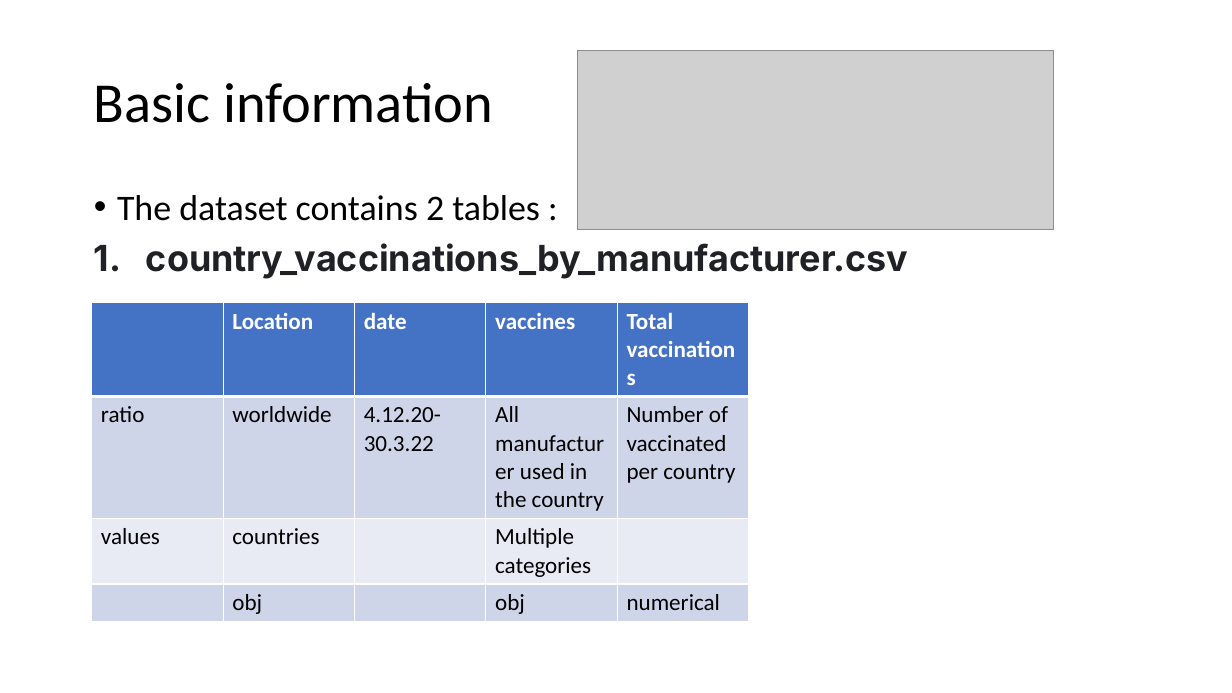
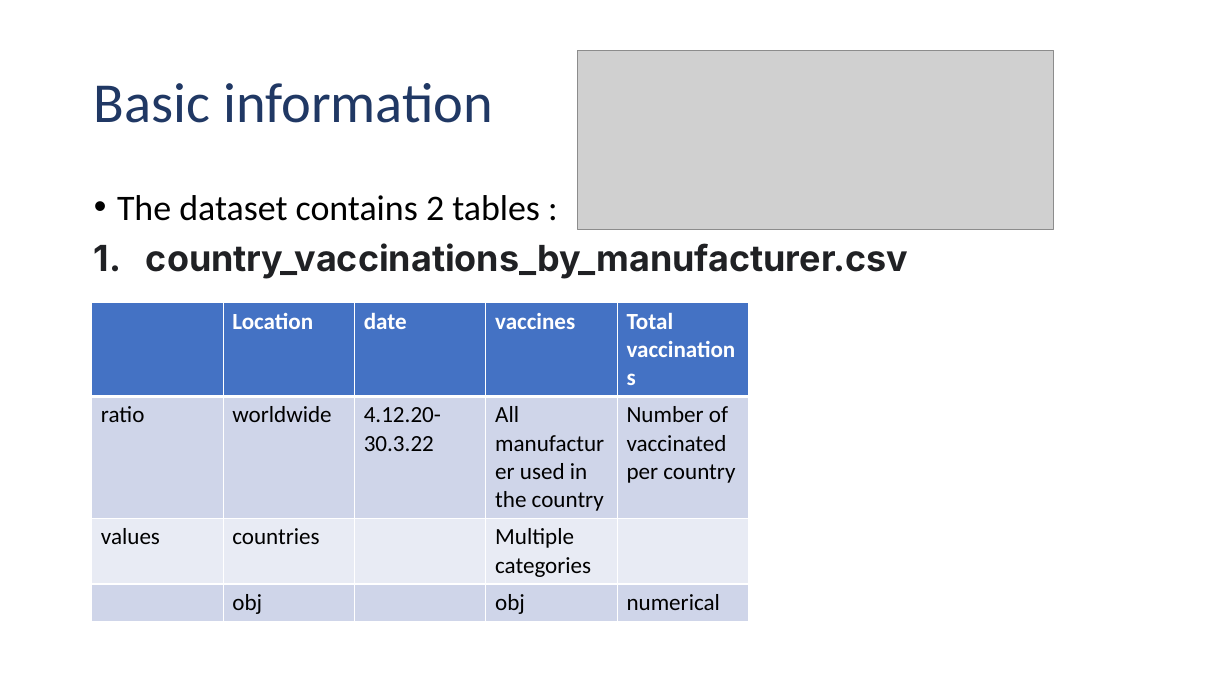
Before and after one commit to doctorf72/Naya-Practical-Data-Science-EDA-Project, a slide deck: slide 8 of initial analysis.pptx (slide 7 before the commit). Drawn at 1232x693 pixels with LibreOffice and Linux fonts; fonts in the diff are those of the drawing; grey boxes stand for pictures; background and template pictures are left out. Boxes give left, top, right and bottom in pixels: in the first picture for what was removed or moved away, otherwise in the second. Text is boxed around its words. In the diff, an @@ line names an element or a change of style, - is before the commit and + after.

```diff
--- a/initial analysis.pptx
+++ b/initial analysis.pptx
@@ title "Basic information" at bbox=[94, 83, 493, 123]: text colour #000000 to #203864 @@
```
Also in this commit, not shown: 6 other slides changed, 1 slide added.
